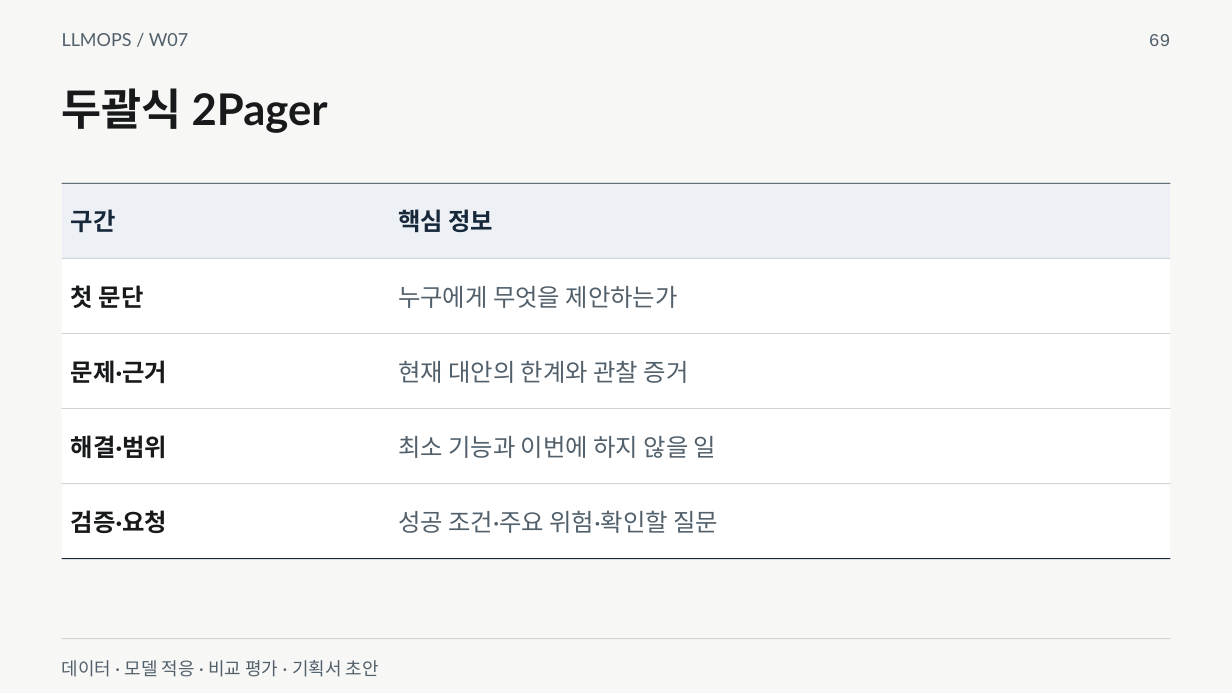
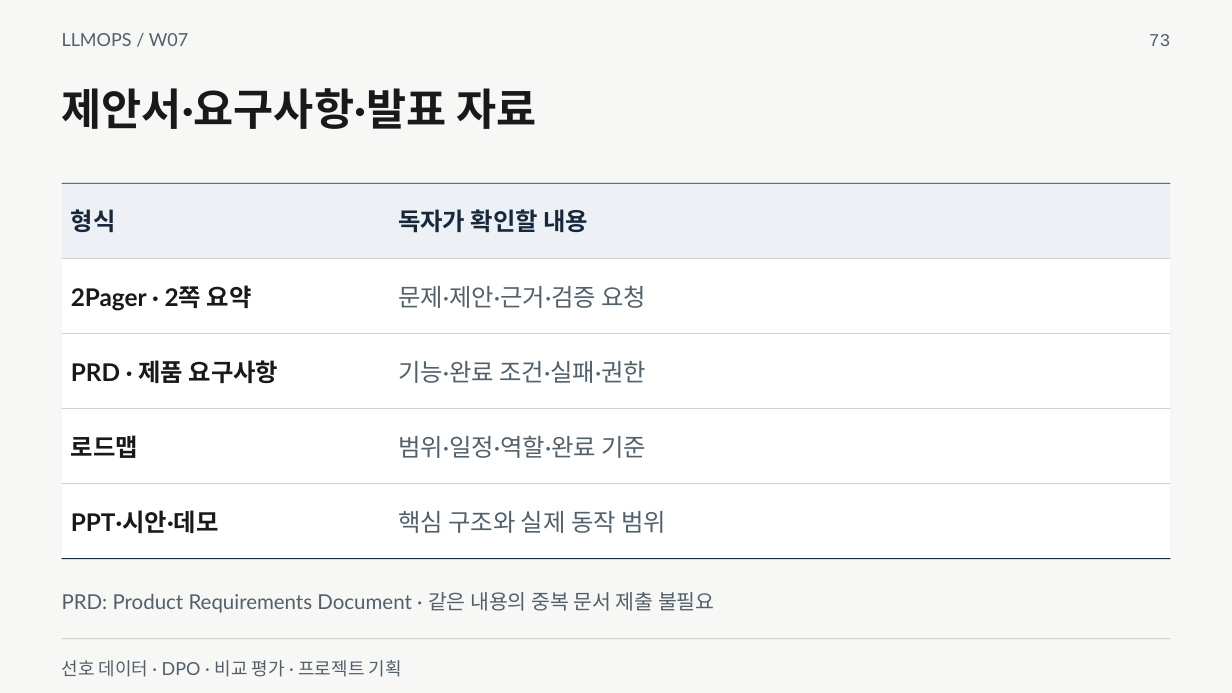
Before and after one commit to smilesjcha/llmops-16week, a slide deck: slide 73 of week07/lecture/07_week7_model_adaptation_project.pptx (slide 69 before the commit). Drawn at 1232x693 pixels with LibreOffice and Linux fonts; fonts in the diff are those of the drawing. Boxes give left, top, right and bottom in pixels: in the first picture for what was removed or moved away, otherwise in the second. Text is boxed around its words. In the diff, an @@ line names an element or a change of style, - is before the commit and + after.

```diff
--- a/week07/lecture/07_week7_model_adaptation_project.pptx
+++ b/week07/lecture/07_week7_model_adaptation_project.pptx
@@ text at [1149, 34, 1171, 46]: text changed @@
-69
+73
@@ text at [62, 88, 536, 129]: text changed @@
-두괄식 2Pager
+제안서·요구사항·발표 자료
@@ table at [62, 183, 1171, 558] @@
-row 1, column 1: 구간
+row 1, column 1: 형식
-row 1, column 2: 핵심 정보
+row 1, column 2: 독자가 확인할 내용
-row 2, column 1: 첫 문단
+row 2, column 1: 2Pager · 2쪽 요약
-row 2, column 2: 누구에게 무엇을 제안하는가
+row 2, column 2: 문제·제안·근거·검증 요청
-row 3, column 1: 문제·근거
+row 3, column 1: PRD · 제품 요구사항
-row 3, column 2: 현재 대안의 한계와 관찰 증거
+row 3, column 2: 기능·완료 조건·실패·권한
-row 4, column 1: 해결·범위
+row 4, column 1: 로드맵
-row 4, column 2: 최소 기능과 이번에 하지 않을 일
+row 4, column 2: 범위·일정·역할·완료 기준
-row 5, column 1: 검증·요청
+row 5, column 1: PPT·시안·데모
-row 5, column 2: 성공 조건·주요 위험·확인할 질문
+row 5, column 2: 핵심 구조와 실제 동작 범위
@@ text added at [62, 592, 715, 613], 16 pt, text #52606B @@
+PRD: Product Requirements Document · 같은 내용의 중복 문서 제출 불필요
@@ text at [62, 660, 402, 677]: text changed @@
-데이터 · 모델 적응 · 비교 평가 · 기획서 초안
+선호 데이터 · DPO · 비교 평가 · 프로젝트 기획
```
Also in this commit, not shown: 50 other slides changed, 29 slides added, 26 slides removed, 21 other files.
